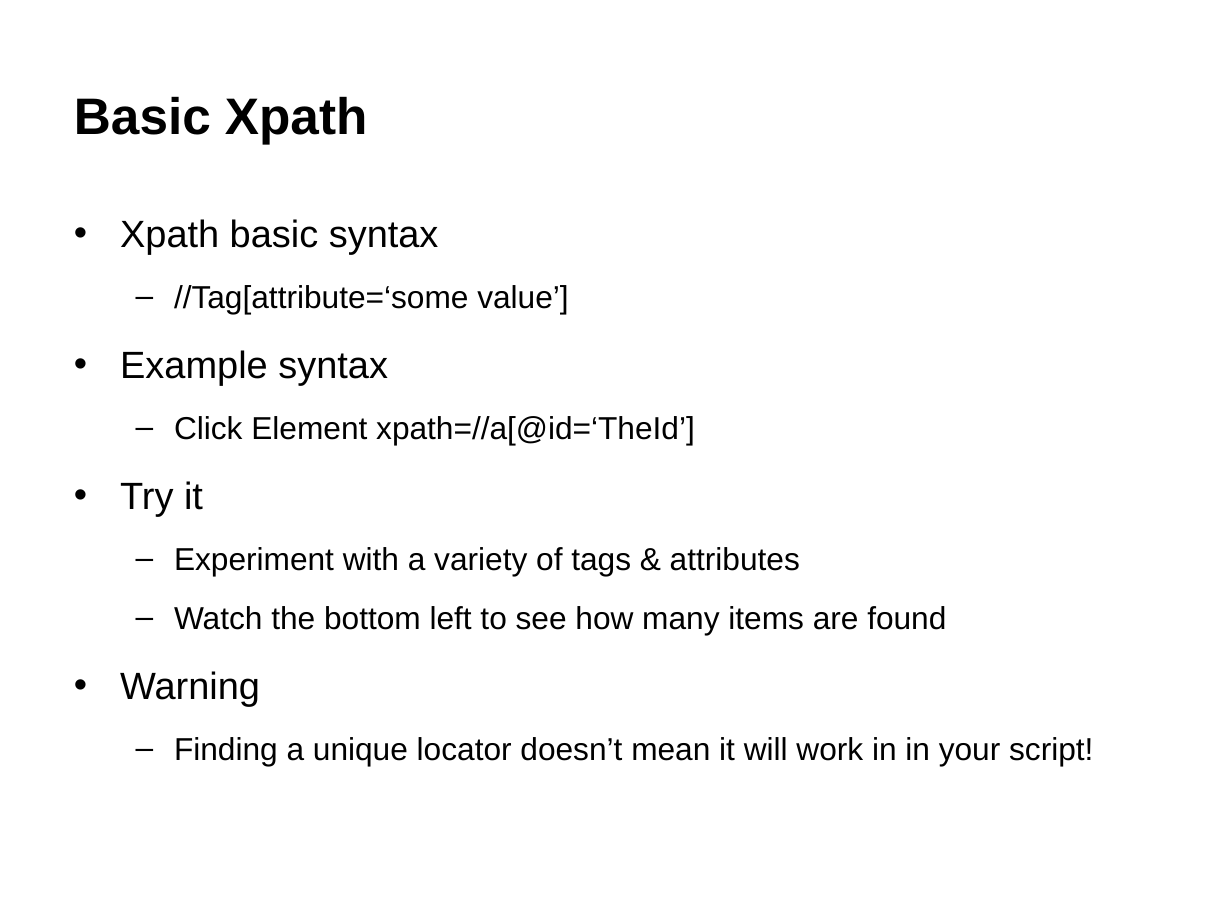
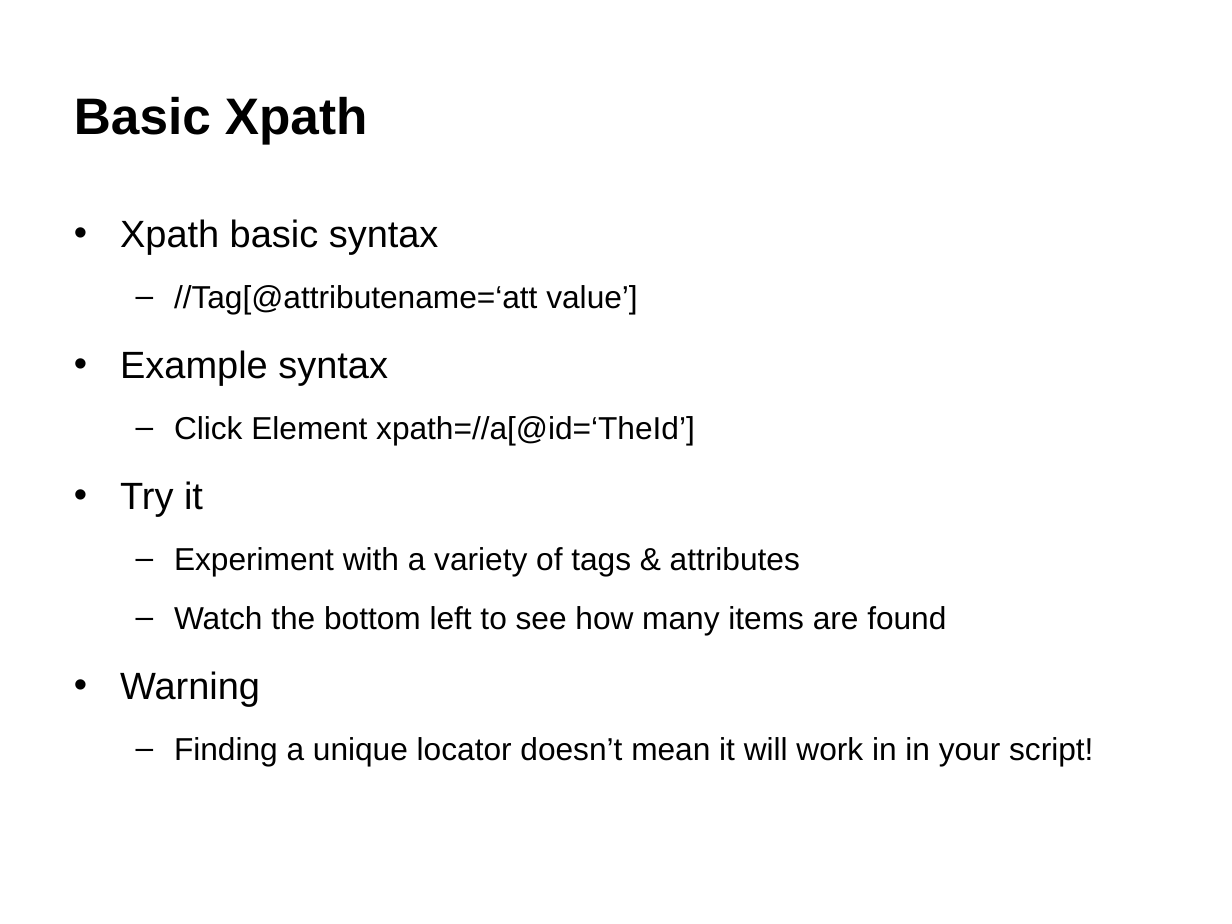
Before and after one commit to Kaniknan/robotfw-web, a slide deck: slide 8 of Robot-Web.pptx. Drawn at 1232x924 pixels with LibreOffice and Linux fonts; fonts in the diff are those of the drawing. Boxes give left, top, right and bottom in pixels: in the first picture for what was removed or moved away, otherwise in the second. Text is boxed around its words. In the diff, an @@ line names an element or a change of style, - is before the commit and + after.

```diff
--- a/Robot-Web.pptx
+++ b/Robot-Web.pptx
@@ text at [174, 285, 637, 313]: text changed @@
-  – //Tag[attribute=‘some value’]
+  – //Tag[@attributename=‘att value’]
```
Also in this commit, not shown: 1 other slide changed, 16 other files.
